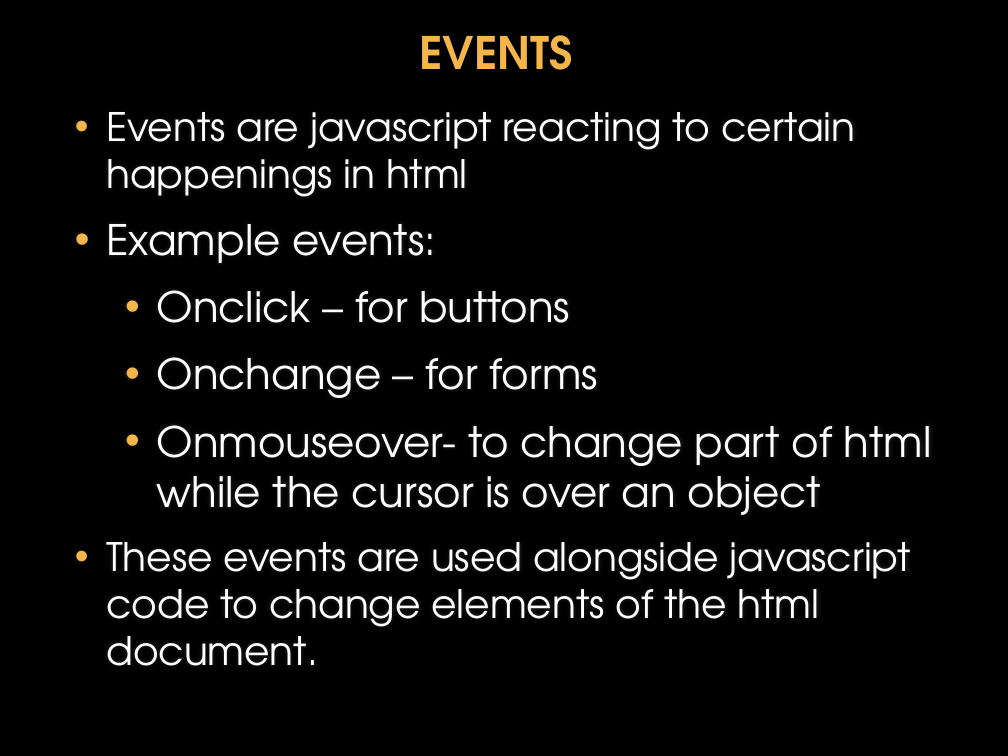
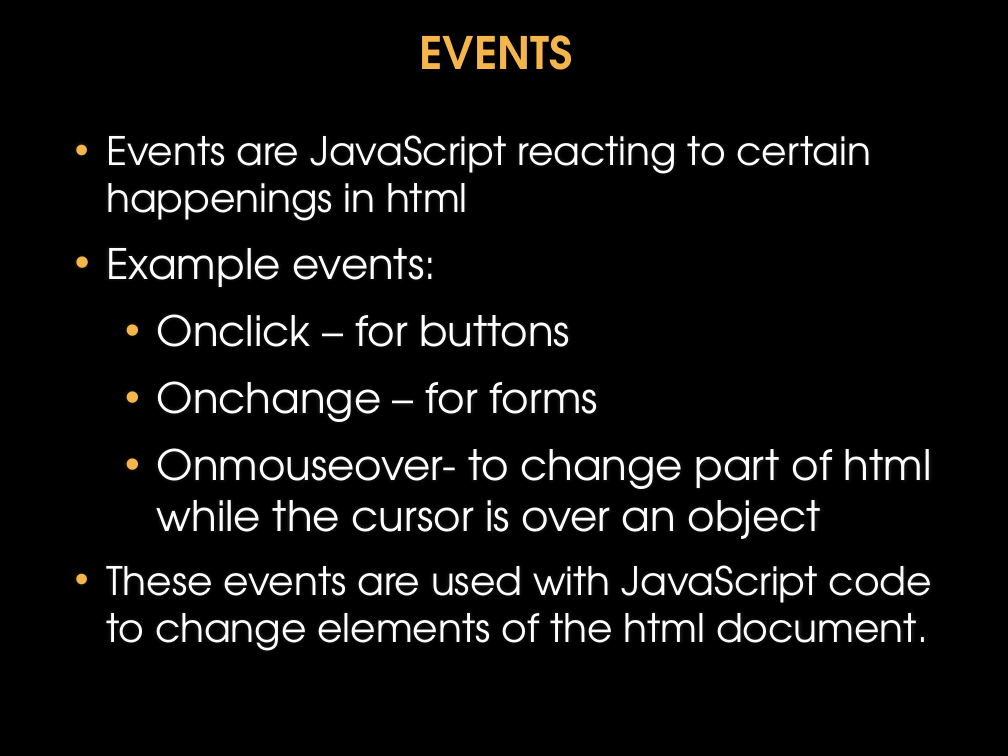
Before and after one commit to donfreiday/cpsc330-js, a slide deck: slide 31 of Javascript.pptx. Drawn at 1008x756 pixels with LibreOffice and Linux fonts; fonts in the diff are those of the drawing; background and template pictures are left out. Boxes give left, top, right and bottom in pixels: in the first picture for what was removed or moved away, otherwise in the second. Text is boxed around its words. In the diff, an @@ line names an element or a change of style, - is before the commit and + after.

```diff
--- a/Javascript.pptx
+++ b/Javascript.pptx
@@ text at <box>106,135,870,221</box>: text changed @@
-• Events are javascript reacting to certain happenings in html
+• Events are JavaScript reacting to certain happenings in html
@@ text at <box>106,565,932,651</box>: text changed @@
-• These events are used alongside javascript code to change elements of the html document.
+• These events are used with JavaScript code to change elements of the html document.
```
Also in this commit, not shown: 15 other slides changed.
